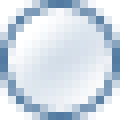
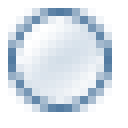
Layers edited between the first and the second 128×128 image:
added layer "Слой 1" above "Слой 0" over (16, 16, 104, 104)
hid "Слой 0" over (8, 8, 112, 112)
